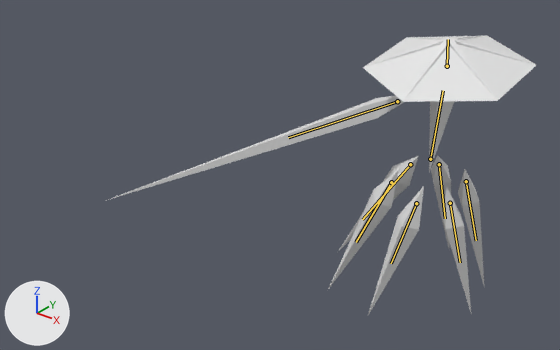
Renders of the Blender file Enemies/Clarity.blend from each side of a commit.
The view is the same before and after, from a 50 mm lens placed at (28.0, -56.0, 32.6), pointed at (-17.1, 0.4, -2.4). Lighting does not change. The marker at lower left points along +X, +Y and +Z. The first picture is the older version. Both versions are drawn at frame 0 of the action 'SingleSliceLeftRelease'; the numbers are the values there. The bones that bend it are drawn over the model as lines.

The first picture shows 'Arm', 'BackLeft', 'BackRight', 'Center', 'FrontLeft', 'FrontRight', 'Hat', 'MiddleLeft', 'MiddleRight'.
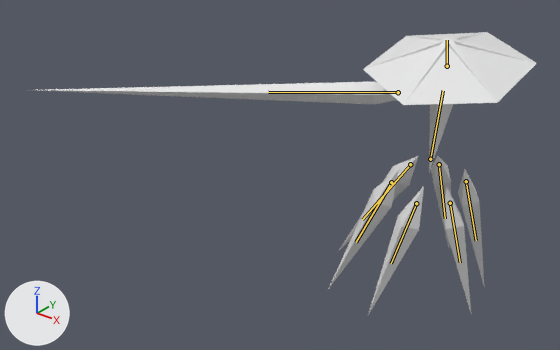
Location of each change, (x1, y1, x2, y2) in pixels of the pictures (560 x 350 px):
```json
{"object": "Hat", "change": "posed", "before": [363, 36, 536, 102], "after": [363, 32, 537, 105], "on screen": "10% taller"}
{"object": "Arm", "change": "posed", "before": [105, 95, 404, 201], "after": [36, 82, 397, 104], "on screen": "21% wider, 79% shorter"}
{"bone": "Hat", "before": "(447, 66) to (448, 39)", "after": "(447, 66) to (447, 40)"}
{"bone": "Arm", "before": "(397, 101) to (288, 137)", "after": "(398, 92) to (268, 92)"}
```

Edits to the scene script, one JSON object a line:
```json
{"block": "bone_hat", "where": "bone_hat = bpy.data.objects['Armature'].pose.bones['Hat']  # child of 'Center'"}
{"op": "set", "path": "bone_hat.rotation_quaternion", "old": "(0.994, 0.048, -0.081, 0.052)", "new": "(0.993, 0.07, -0.08, 0.054)", "note": "degrees (5, -10, 6) -> degrees (8, -10, 6)"}
{"block": "bone_arm", "where": "bone_arm = bpy.data.objects['Armature'].pose.bones['Arm']  # child of 'Center'"}
{"op": "set", "path": "bone_arm.location", "old": "(0.0, 0.0, 0.0)", "new": "(0.73, -0.39, -0.06)"}
{"op": "set", "path": "bone_arm.rotation_quaternion", "old": "(1.0, 0.0, 0.0, 0.0)", "new": "(0.267, 0.182, 0.946, 0.002)", "note": "degrees (0, 0, 0) -> degrees (-7, 150, -24)"}
```
